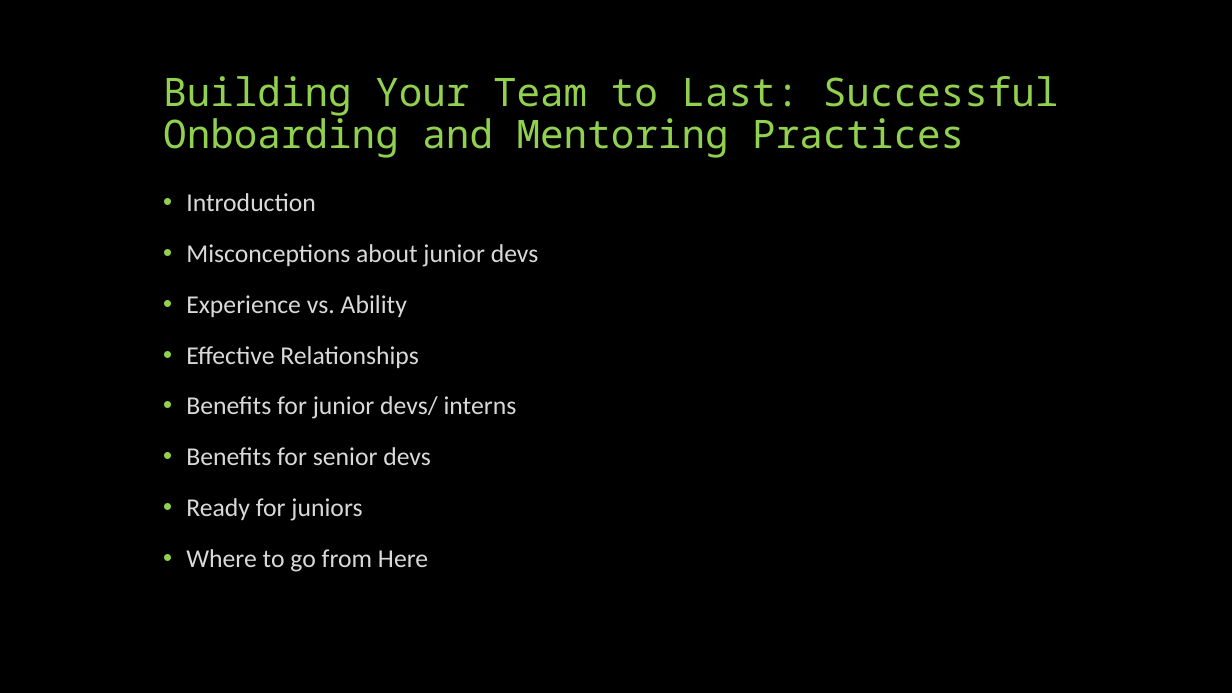
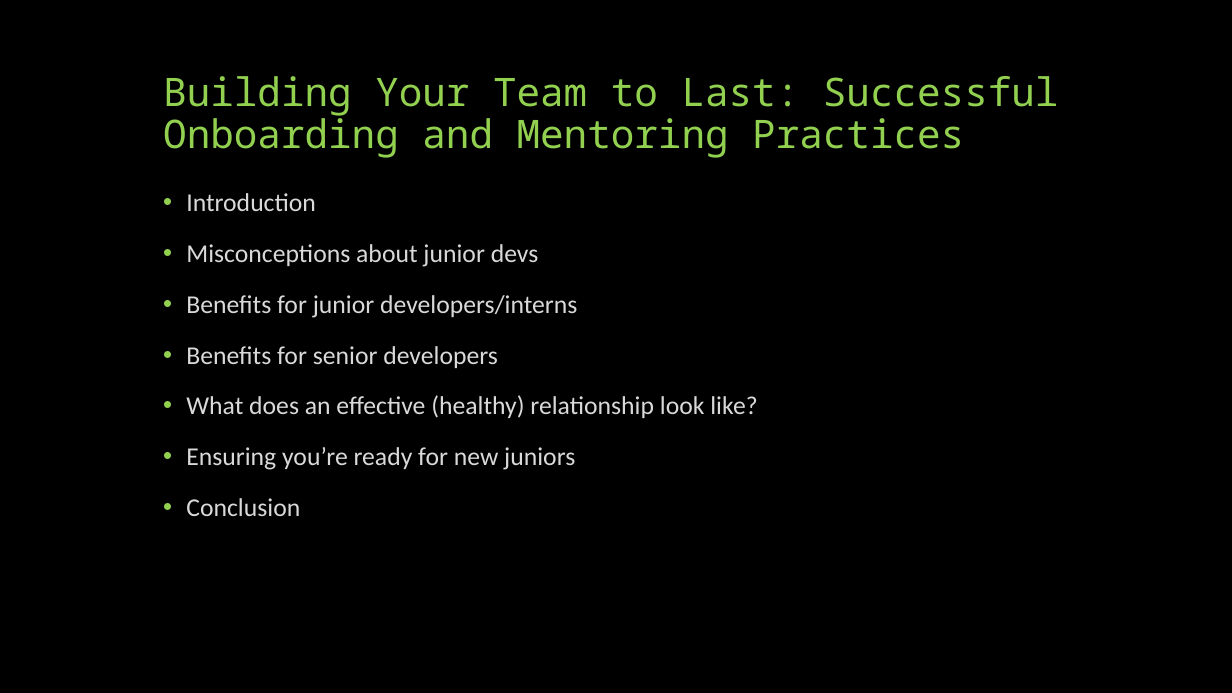
Before and after one commit to geekygirlsarah/talk-building-your-team-to-last, a slide deck: slide 2 of Building Your Team to Last.pptx. Drawn at 1232x693 pixels with LibreOffice and Linux fonts; fonts in the diff are those of the drawing. Boxes give left, top, right and bottom in pixels: in the first picture for what was removed or moved away, otherwise in the second. Text is boxed around its words. In the diff, an @@ line names an element or a change of style, - is before the commit and + after.

```diff
--- a/Building Your Team to Last.pptx
+++ b/Building Your Team to Last.pptx
@@ text at <box>186,295,757,516</box>: text changed @@
-• Experience vs. Ability
-• Effective Relationships
-• Benefits for junior devs/ interns
-• Benefits for senior devs
-• Ready for juniors
-• Where to go from Here
+• Benefits for junior developers/interns
+• Benefits for senior developers
+• What does an effective (healthy) relationship look like?
+• Ensuring you’re ready for new juniors
+• Conclusion
```
Also in this commit, not shown: 9 other slides changed, 3 slides added, 1 slide removed.
